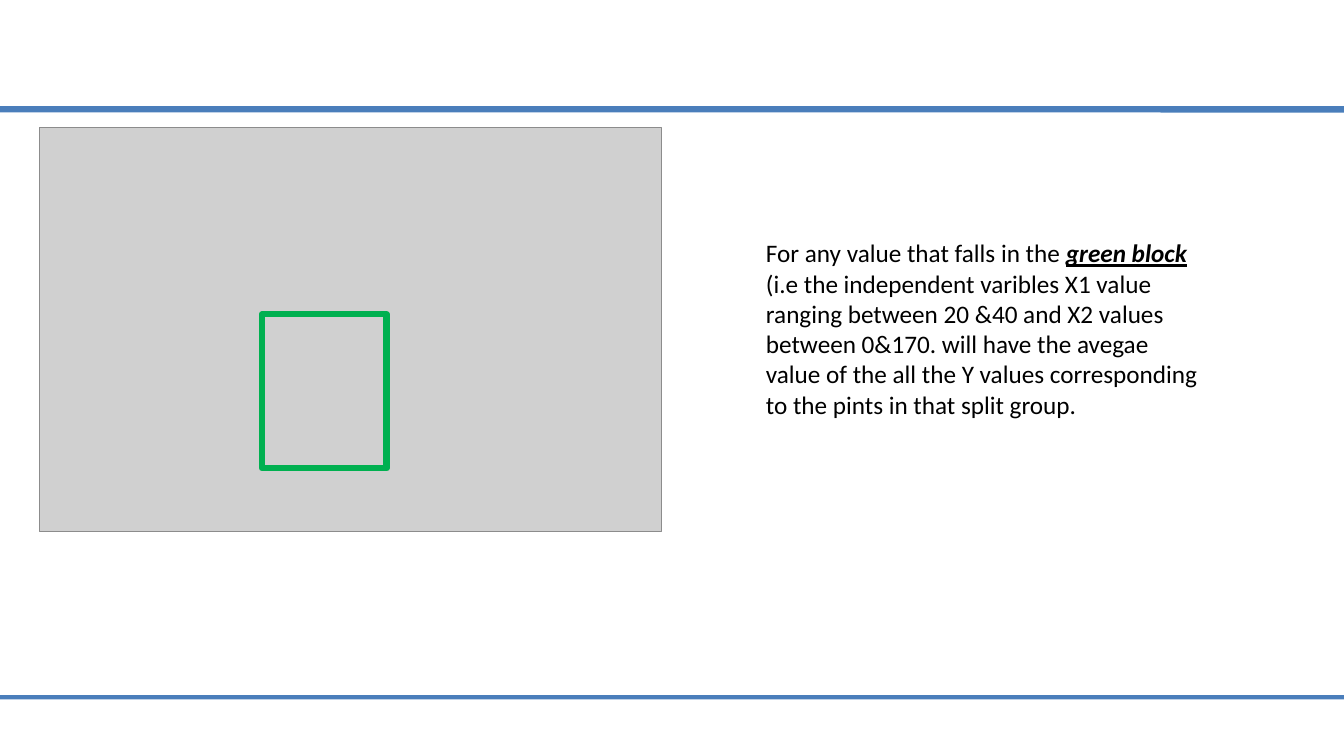
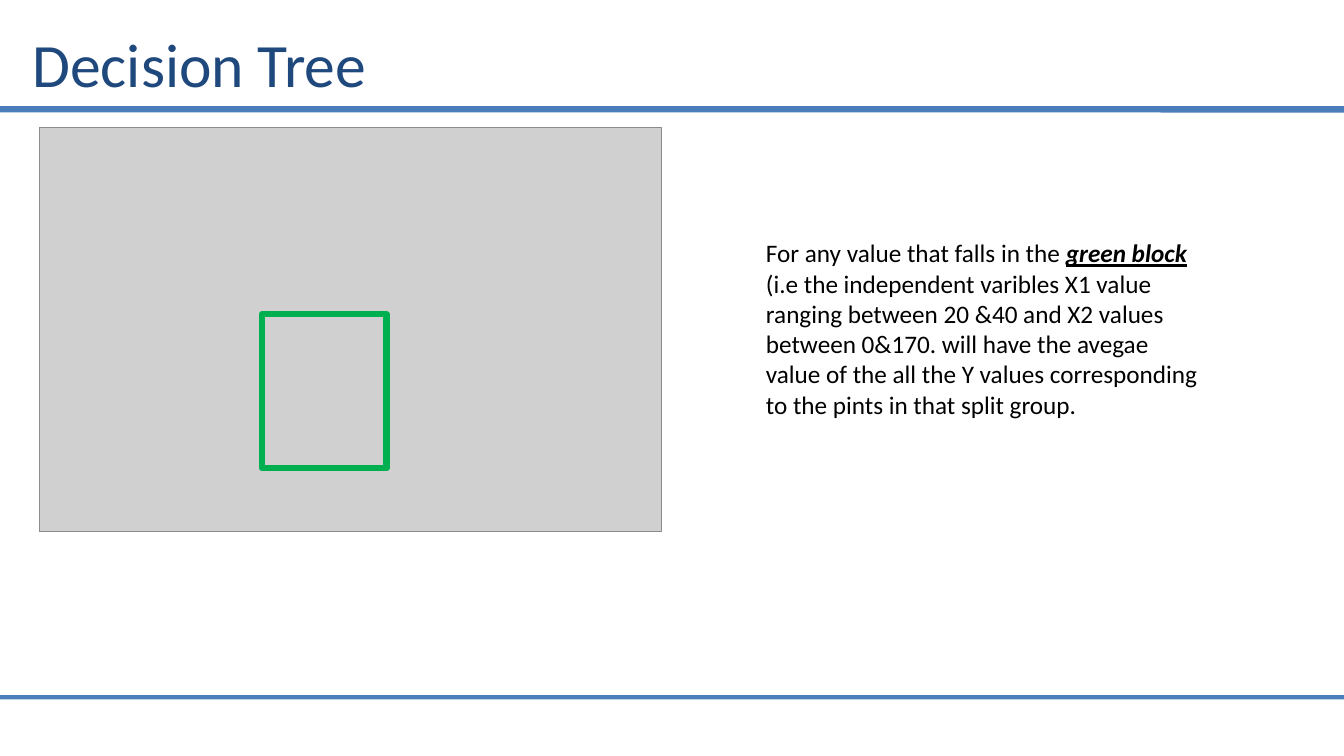
Before and after one commit to saiprasad94/DataSciencePython, a slide deck: slide 4 of Decision_Tree/Decision_Tree.pptx. Drawn at 1344x756 pixels with LibreOffice and Linux fonts; fonts in the diff are those of the drawing; grey boxes stand for pictures. Boxes give left, top, right and bottom in pixels: in the first picture for what was removed or moved away, otherwise in the second. Text is boxed around its words. In the diff, an @@ line names an element or a change of style, - is before the commit and + after.

```diff
--- a/Decision_Tree/Decision_Tree.pptx
+++ b/Decision_Tree/Decision_Tree.pptx
@@ title added at (32, 44, 366, 88), 44 pt, text #1F497D @@
+Decision Tree
```
Also in this commit, not shown: 2 other slides changed, 3 other files.
